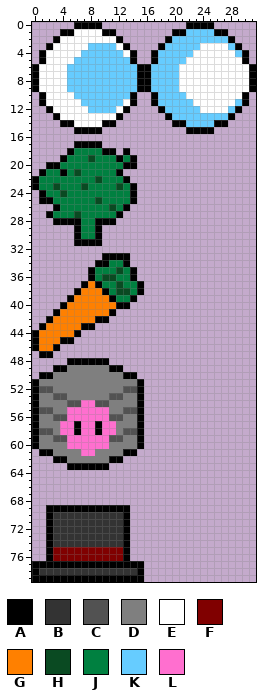
Sprite sheet -- resrc/img/food.png. Above is the file before it was changed.
The file is 32x80 pixels.
Palette (. is transparent): A #000000  B #333333  C #525252  D #7f7f7f  E #ffffff  F #800000  G #ff8000  H #0a4a22  J #008040  K #66ccff  L #ff6fcf
Pixels before, first column x 0:
 0 ......AAAA............AAAA......
 1 ....AAEEEEAA........AAKKKKAA....
 2 ...AEEEEEEEEA......AKKKKKKKKA...
 3 ..AEEEEEKKKKEA....AKKKKKEEEEKA..
 4 .AEEEEEKKKKKKEA..AKKKKKEEEEEEKA.
 5 .AEEEEKKKKKKKKA..AKKKKEEEEEEEEA.
 6 AEEEEKKKKKKKKKKAAKKKKEEEEEEEEEEA
 7 AEEEEKKKKKKKKKKAAKKKKEEEEEEEEEEA
 8 AEEEEKKKKKKKKKKAAKKKKEEEEEEEEEEA
 9 AEEEEKKKKKKKKKKAAKKKKEEEEEEEEEEA
10 .AEEEEKKKKKKKKA..AKKKKEEEEEEEEA.
11 .AEEEEEKKKKKKEA..AKKKKKEEEEEEKA.
12 ..AEEEEEKKKKEA....AKKKKKEEEEKA..
13 ...AEEEEEEEEA......AKKKKKKKKA...
14 ....AAEEEEAA........AAKKKKAA....
15 ......AAAA............AAAA......
16 ................................
17 ......AAAA......................
18 .....AJJJJAA.A..................
19 ....AJJJHJJJAJA.................
20 ..AAJJJJJJJJJAA.................
21 .AJJAJHJJJJJA...................
22 AJJJJJJJJHJJJA..................
23 AJJHJJJHJJJJHJA.................
24 .AJJHJJJJJJJJJA.................
25 .AAJJJJJJHJJJJA.................
26 ...AJJJJJJJHJA..................
27 ..AJJJHJJJJJA...................
28 ...AAAAJJAAA....................
29 ......AJJA......................
30 ......AJJA......................
31 ......AAAA......................
32 ................................
33 ..........AAAA..................
34 .........AAJJA..................
35 ........AJJJHJA.................
36 ........AJHHJJA.................
37 .......AGAJJHJJA................
38 ......AGGGAJHHJA................
39 .....AGGGGGAJJA.................
40 ....AGGGGGGGAA..................
41 ...AGGGGGGGA....................
42 ..AGGGGGGAA.....................
43 .AGGGGGAA.......................
44 AGGGGGA.........................
45 AGGGAA..........................
46 AGGA............................
47 .AA.............................
48 .....AAAAAA.....................
49 ...AADDDDDDAA...................
50 .AADDDDDDDDDDAA.................
51 ADDDDDDDDDDDDDDA................
52 ACCDDDDDDDDDDCCA................
53 ADDCCDDDDDDCCDDA................
54 ADDDDCCLLCCDDDDA................
55 ACCDDLLLLLLDDCCA................
56 ADDCCLLLLLLCCDDA................
57 ADDDLLALLALLDDDA................
58 ACCDLLALLALLDCCA................
59 ADDCCLLLLLLCCDDA................
60 ADDDDLLLLLLDDDDA................
61 .AADDDDLLDDDDAA.................
62 ...AADDDDDDAA...................
63 .....AAAAAA.....................
64 ................................
65 ................................
66 ................................
67 ................................
68 ................................
69 ..AAAAAAAAAAAA..................
70 ..ABBBBBBBBBBA..................
71 ..ABBBBBBBBBBA..................
72 ..ABBBBBBBBBBA..................
73 ..ABBBBBBBBBBA..................
74 ..ABBBBBBBBBBA..................
75 ..AFFFFFFFFFFA..................
76 ..AFFFFFFFFFFA..................
77 AAAAAAAAAAAAAAAA................
78 ABBBBBBBBBBBBBBA................
79 AAAAAAAAAAAAAAAA................
The same view after the edit:
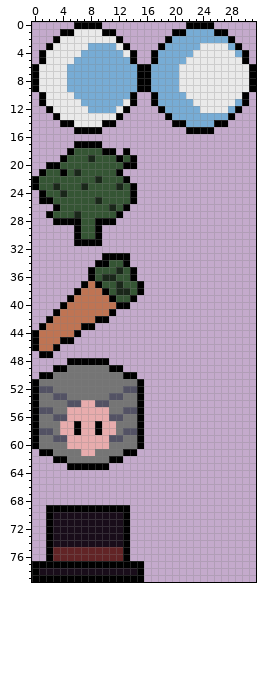
Edits made:
{"colour":"B","old":"#333333","new":"#190d1a"}
{"colour":"C","old":"#525252","new":"#535264"}
{"colour":"D","old":"#7f7f7f","new":"#757575"}
{"colour":"E","old":"#ffffff","new":"#eaeaea"}
{"colour":"F","old":"#800000","new":"#622426"}
{"colour":"G","old":"#ff8000","new":"#bf7453"}
{"colour":"H","old":"#0a4a22","new":"#1a271a"}
{"colour":"J","old":"#008040","new":"#355534"}
{"colour":"K","old":"#66ccff","new":"#77acd5"}
{"colour":"L","old":"#ff6fcf","new":"#e8acad"}
{"label":"changed","picture_box":[39,29,249,127]}
{"label":"changed","picture_box":[39,148,137,463]}
{"label":"changed","picture_box":[39,512,137,575]}
